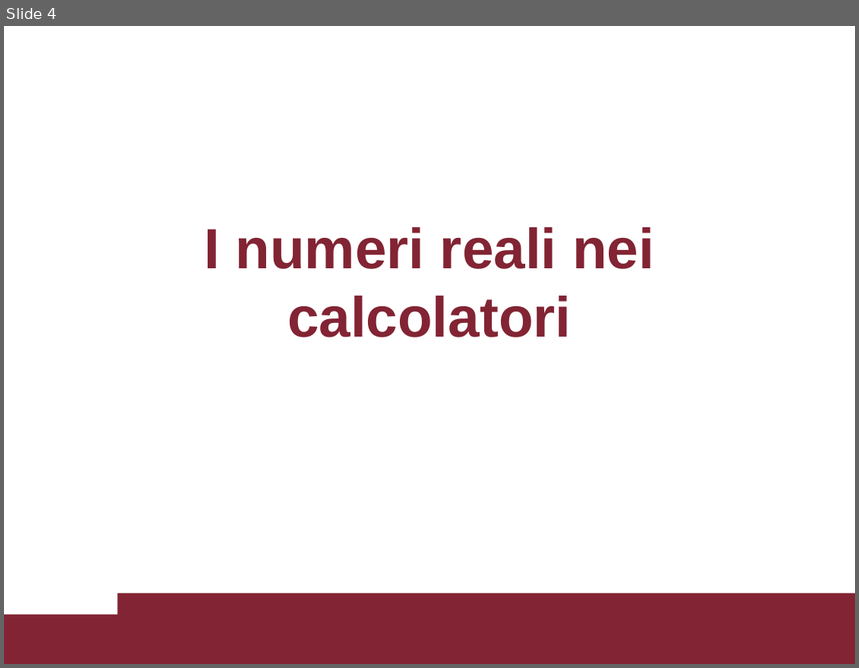
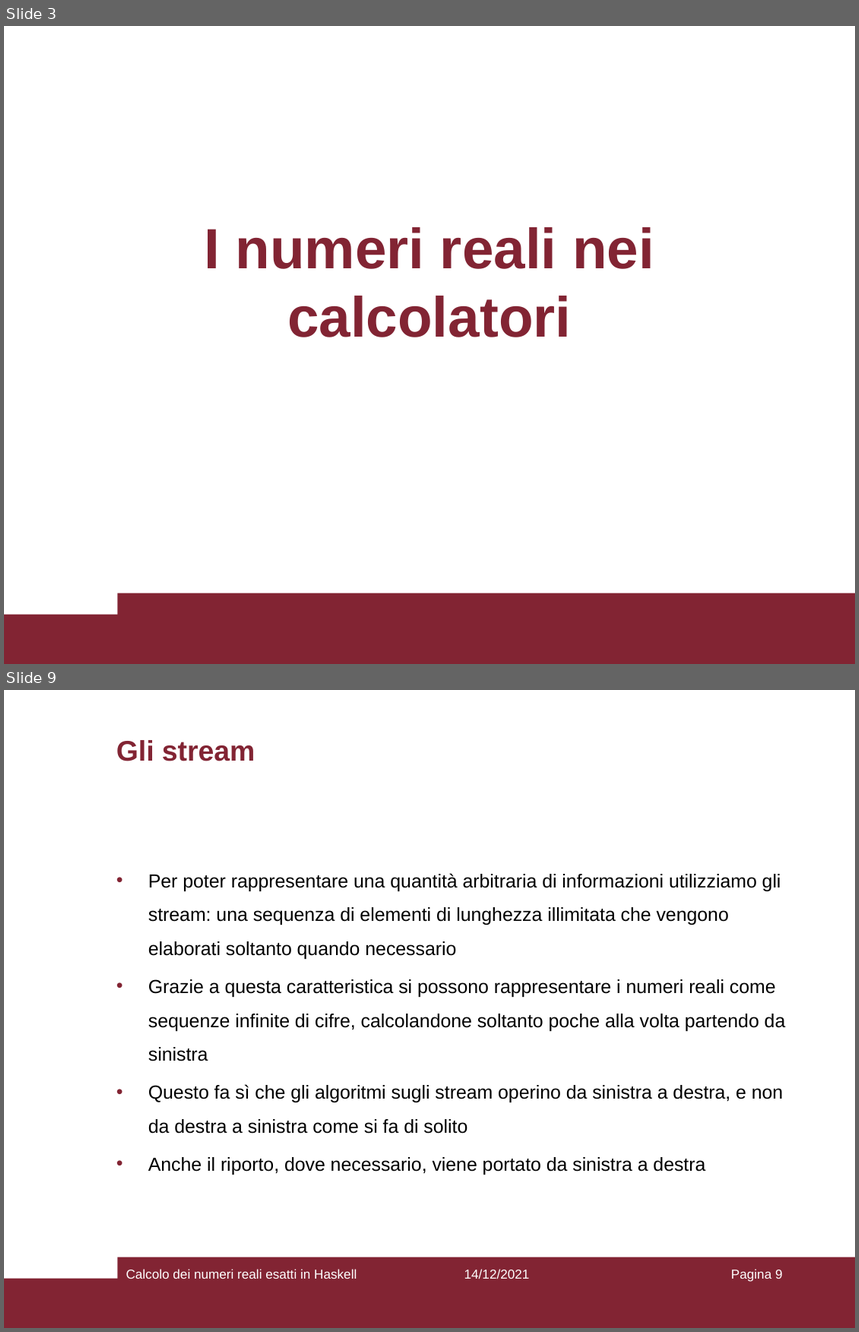
Before and after one commit to Princic-1837592/bachelor-degree-thesis, a slide deck: relazione/presentazione.pptx. Shown one above the other, each under a label of ours: slide 4 before the commit, slides 3 and 9 after it; the slides between them are not shown. The pictures are 859x668 and 859x1332 pixels, drawn with LibreOffice and Linux fonts; fonts in the diff are those of the drawing. Boxes give left, top, right and bottom in pixels: in the first picture for what was removed or moved away, otherwise in the second. Text is boxed around its words. In the diff, an @@ line names an element or a change of style, - is before the commit and + after.

```diff
--- a/relazione/presentazione.pptx
+++ b/relazione/presentazione.pptx
@@ slide 9 added at <box>4,690,855,1328</box>, background #FFFFFF; not listed: 2 template elements that a slide beside it also shows @@
@@ title added at <box>116,740,255,761</box>, 24 pt, text #822433, bold @@
+Gli stream
@@ text added at <box>148,873,786,1175</box>, 16 pt, text #000000 @@
+• Per poter rappresentare una quantità arbitraria di informazioni utilizziamo gli stream: una sequenza di elementi di lunghezza illimitata che vengono elaborati soltanto quando necessario
+• Grazie a questa caratteristica si possono rappresentare i numeri reali come sequenze infinite di cifre, calcolandone soltanto poche alla volta partendo da sinistra
+• Questo fa sì che gli algoritmi sugli stream operino da sinistra a destra, e non da destra a sinistra come si fa di solito
+• Anche il riporto, dove necessario, viene portato da sinistra a destra
@@ text added at <box>126,1269,357,1279</box>, 11 pt, text #FFFFFF @@
+Calcolo dei numeri reali esatti in Haskell
@@ text added at <box>465,1269,530,1279</box>, 11 pt, text #FFFFFF @@
+14/12/2021
@@ page number added at <box>731,1269,783,1282</box>, 11 pt, text #FFFFFF @@
+Pagina 9
@@ what was slide 4 is now slide 3 @@
```
Also in this commit, not shown: 9 slides changed, 12 other slides added, 4 slides removed, 17 other files.
